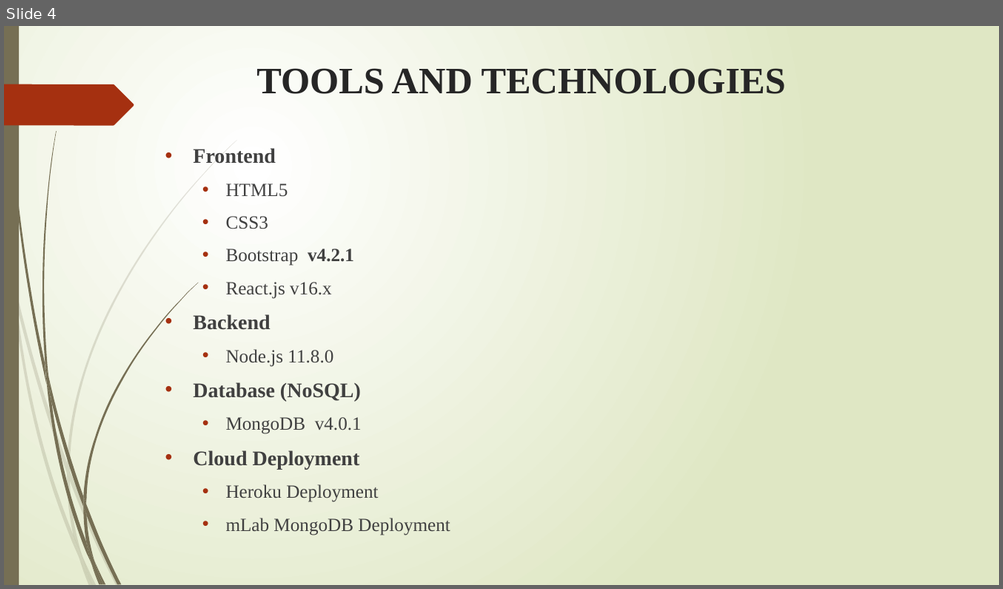
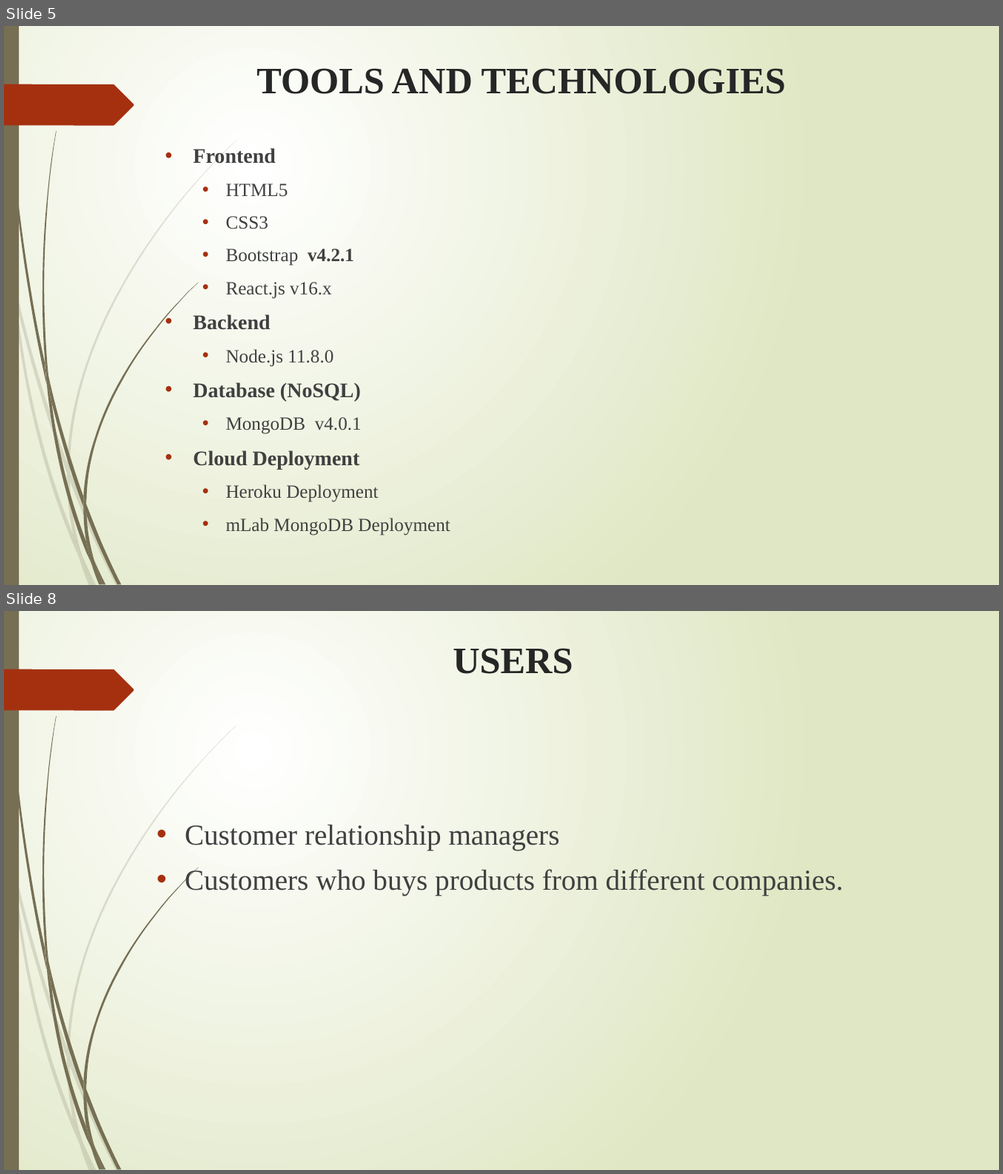
Before and after one commit to vijaykumarrpai/mca-code, a slide deck: 5thSem/Project/Bulk Email Aggregtor.pptx. Shown one above the other, each under a label of ours: slide 4 before the commit, slides 5 and 8 after it; the slides between them are not shown. The pictures are 1003x589 and 1003x1174 pixels, drawn with LibreOffice and Linux fonts; fonts in the diff are those of the drawing. Boxes give left, top, right and bottom in pixels: in the first picture for what was removed or moved away, otherwise in the second. Text is boxed around its words. In the diff, an @@ line names an element or a change of style, - is before the commit and + after.

```diff
--- a/5thSem/Project/Bulk Email Aggregtor.pptx
+++ b/5thSem/Project/Bulk Email Aggregtor.pptx
@@ slide 8 added at (4, 611, 999, 1170), background gradient #FFFFFF to #DFE8C4; not listed: 24 template elements that a slide beside it also shows @@
@@ title added at (452, 648, 572, 674), 36 pt, text #262626, bold @@
+USERS
@@ text added at (185, 825, 842, 896), 28 pt, text #404040 @@
+• Customer relationship managers
+• Customers who buys products from different companies.
@@ what was slide 4 is now slide 5 @@
```
Also in this commit, not shown: 2 slides changed, 3 other slides added, 40 other files.
